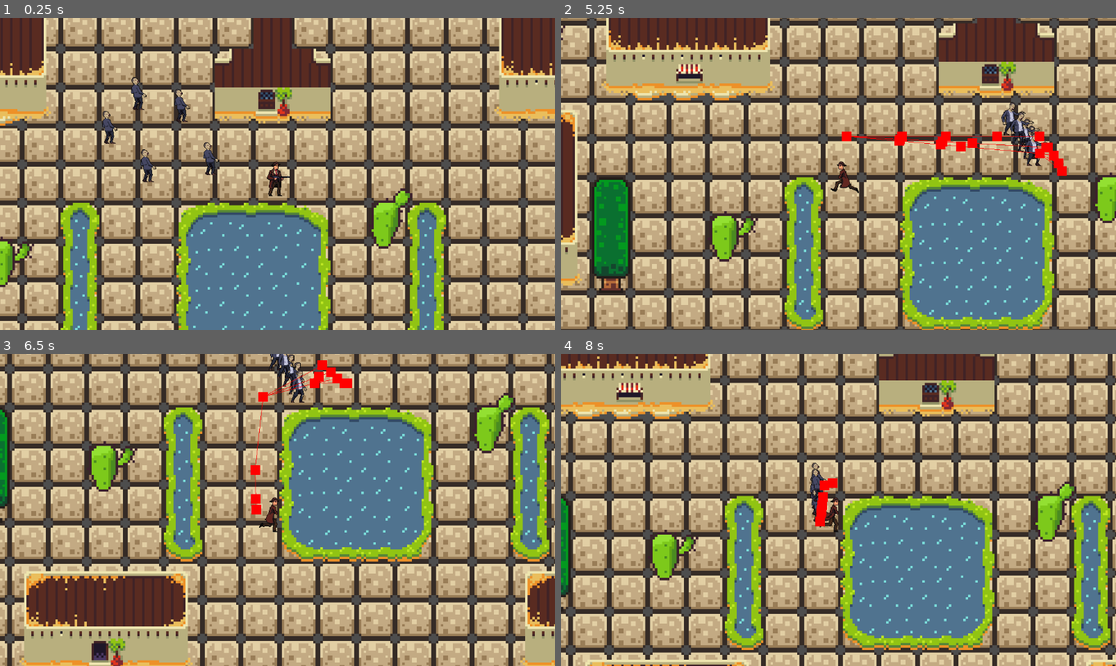
Above: before the commit, frames 1-4 (two rows, left to right).
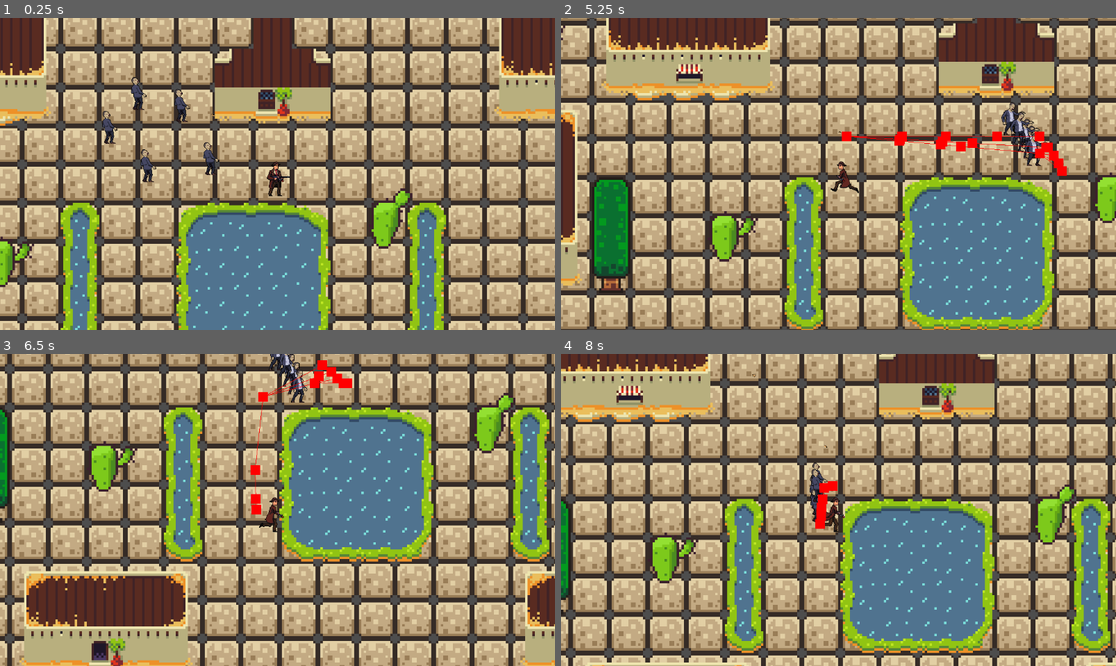
Above: after the commit, the same moments.

Repository: shauryaexe1/Zombie-Wars-
Game: Godot game, scene res://Scenes/main_game.tscn
Two runs of this game, one before a commit and one after it. Both use one fixed random seed, a clock stepped at 60 frames per second and the inputs below.
Inputs:
- Up to frame 1 (0.25 s): no input
- Up to frame 2 (5.25 s): hold Right (ui_right) 0.53-1.28 s; hold Down (ui_down) 1.28-2.03 s; hold Right (ui_right) 2.03-2.78 s; hold Up (ui_up) 2.78-3.53 s; hold Left (ui_left) 3.53-5.03 s; hold Down (ui_down) from 5.03 s (still down)
- Up to frame 3 (6.5 s): release Down (ui_down) at 5.78 s; hold Right (ui_right) from 5.78 s (still down)
- Up to frame 4 (8 s): release Right (ui_right) at 6.53 s; hold Up (ui_up) 6.53-7.28 s; hold Right (ui_right) from 7.28 s (still down)

The runs differ from the first frame. In frame 1, less than 0.1% of the frame differs, in the area x 38-52%, y 30-53%; in frame 2, less than 0.1%; in frame 3, 0.3%; in frame 4, 35%, in the area x 0-100%, y 0-100%.

Commit message:
working on bullet (sprint 3)
today i didnt do much but worked on the shooting mechanism

Diff:
--- a/Scenes/bullet.tscn
+++ b/Scenes/bullet.tscn
@@ -13,6 +13,7 @@
 script = ExtResource("1_oduel")
 
 [node name="Bullet" type="Sprite2D" parent="." unique_id=1948303937]
+z_index = 1
 position = Vector2(-2.0467777, 5.9842052)
 scale = Vector2(0.06234931, 0.06302487)
 texture = ExtResource("2_ycag2")
--- a/Scenes/main_game.tscn
+++ b/Scenes/main_game.tscn
@@ -1,7 +1,6 @@
 [gd_scene format=4 uid="uid://dcxlrntu0emya"]
 
 [ext_resource type="PackedScene" uid="uid://ccke6ntfyfipo" path="res://Scenes/player.tscn" id="1_l756w"]
-[ext_resource type="PackedScene" uid="uid://da5isopfggawu" path="res://gun.tscn" id="2_bb2iq"]
 [ext_resource type="PackedScene" uid="uid://cwj0lom2svwqg" path="res://Scenes/zombie.tscn" id="2_mgc0q"]
 [ext_resource type="Texture2D" uid="uid://bn3k3c30rnvld" path="res://Assests/desertdoodles.png" id="2_pu3va"]
 [ext_resource type="Texture2D" uid="uid://bi7krufgnhklm" path="res://Assests/brackeys_platformer_assets/sprites/world_tileset.png" id="3_0e3vx"]
@@ -668,9 +667,6 @@
 [node name="Camera2D2" type="Camera2D" parent="Player" unique_id=2143763459]
 position = Vector2(38, -1)
 
-[node name="Gun2" parent="Player" unique_id=1484658533 instance=ExtResource("2_bb2iq")]
-collision_layer = 4
-
 [node name="NavigationRegion2D" type="NavigationRegion2D" parent="." unique_id=1933549553]
 navigation_polygon = SubResource("NavigationPolygon_mgc0q")
 
--- a/Scenes/player.tscn
+++ b/Scenes/player.tscn
@@ -237,4 +237,4 @@
 zoom = Vector2(5, 5)
 
 [node name="Gun" parent="." unique_id=1484658533 instance=ExtResource("6_x3wgy")]
-position = Vector2(3, 2)
+position = Vector2(2, 2)
--- a/gun.gd
+++ b/gun.gd
@@ -13,3 +13,8 @@
 	var new_bullet = BULLET .instantiate()
 	new_bullet.global_position = %ShootingPoint.global_position
 	%ShootingPoint.add_child(new_bullet)
+
+
+func _on_timer_timeout() -> void:
+	shoot()
+	pass # Replace with function body.
--- a/gun.tscn
+++ b/gun.tscn
@@ -33,14 +33,21 @@
 [node name="WeaponPivot" type="Marker2D" parent="." unique_id=335028395]
 
 [node name="Shotgun" type="AnimatedSprite2D" parent="WeaponPivot" unique_id=1385587619]
+z_index = 2
 position = Vector2(2, -1)
 scale = Vector2(0.13999999, 0.14)
 sprite_frames = SubResource("SpriteFrames_8iju2")
 animation = &"Gun"
 
-[node name="Shooting Point" type="Marker2D" parent="WeaponPivot/Shotgun" unique_id=50525463]
+[node name="ShootingPoint" type="Marker2D" parent="WeaponPivot/Shotgun" unique_id=50525463]
 unique_name_in_owner = true
 position = Vector2(7.142854, 0)
 
-[node name="Bullet" parent="WeaponPivot/Shotgun/Shooting Point" unique_id=200049140 instance=ExtResource("3_kw0bs")]
-position = Vector2(14.285719, -9.536743e-07)
+[node name="Bullet" parent="WeaponPivot/Shotgun/ShootingPoint" unique_id=200049140 instance=ExtResource("3_kw0bs")]
+position = Vector2(14.285719, -1.0217934e-07)
+
+[node name="Timer" type="Timer" parent="." unique_id=1060754027]
+wait_time = 0.3
+autostart = true
+
+[connection signal="timeout" from="Timer" to="." method="_on_timer_timeout"]
